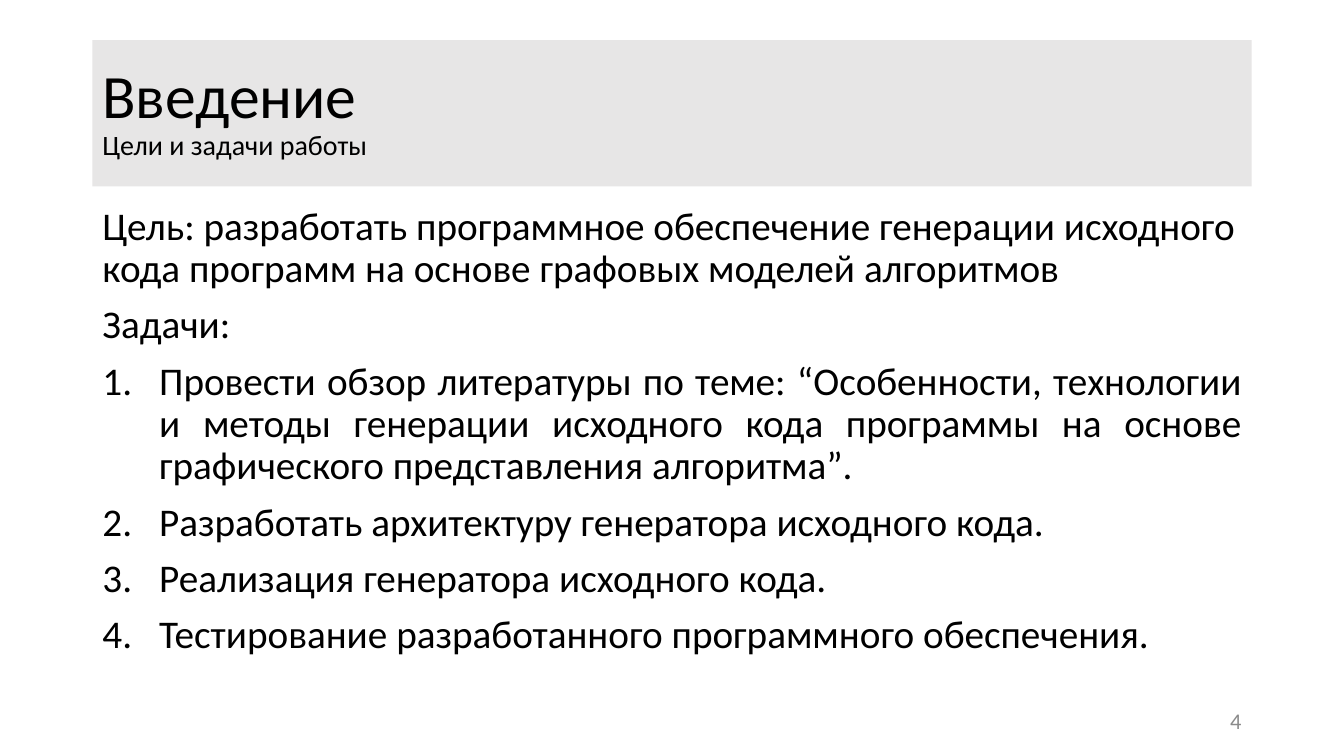
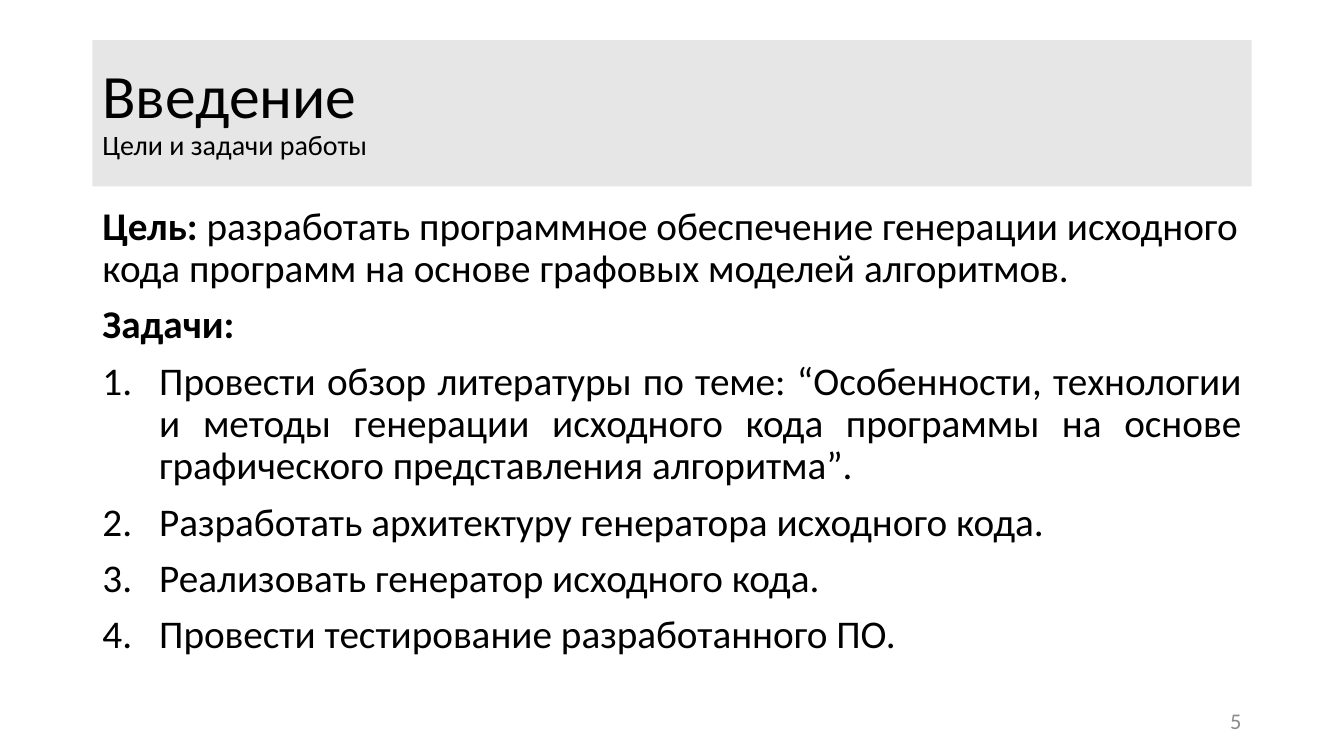
Before and after one commit to ITesserakt/Kodept, a slide deck: slide 5 of 04 - ВКРы/2018-2019 - Генератор кода GBSE решателей/03 - Презентация/Презентация3.0.pdf.pptm (slide 4 before the commit). Drawn at 1344x756 pixels with LibreOffice and Linux fonts; fonts in the diff are those of the drawing. Boxes give left, top, right and bottom in pixels: in the first picture for what was removed or moved away, otherwise in the second. Text is boxed around its words. In the diff, an @@ line names an element or a change of style, - is before the commit and + after.

```diff
--- a/04 - ВКРы/2018-2019 - Генератор кода GBSE решателей/03 - Презентация/Презентация3.0.pdf.pptm
+++ b/04 - ВКРы/2018-2019 - Генератор кода GBSE решателей/03 - Презентация/Презентация3.0.pdf.pptm
@@ text at (102, 213, 1238, 289): text changed @@
-Цель: разработать программное обеспечение генерации исходного кода программ на основе графовых моделей алгоритмов
+Цель: разработать программное обеспечение генерации исходного кода программ на основе графовых моделей алгоритмов.
@@ text at (102, 312, 234, 345): bold on in "Задачи:" @@
@@ text at (159, 567, 895, 655): text changed @@
-3. Реализация генератора исходного кода.
-4. Тестирование разработанного программного обеспечения.
+3. Реализовать генератор исходного кода.
+4. Провести тестирование разработанного ПО.
@@ page number at (1230, 714, 1241, 729): text changed @@
-4
+5
```
Also in this commit, not shown: 8 other slides changed, 2 slides added, 1 slide removed.
